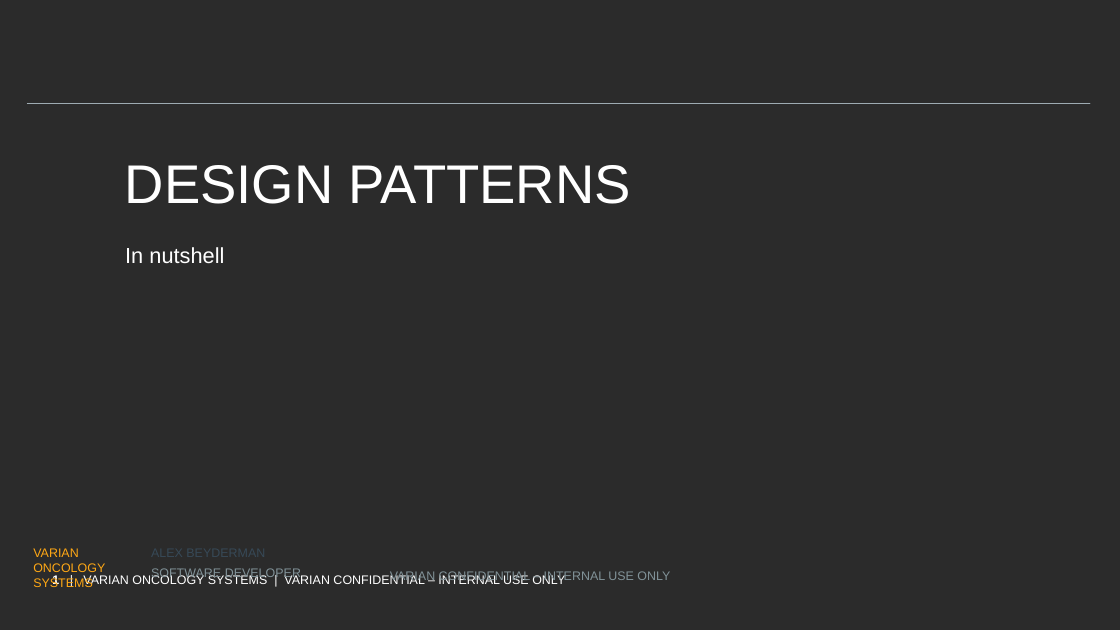
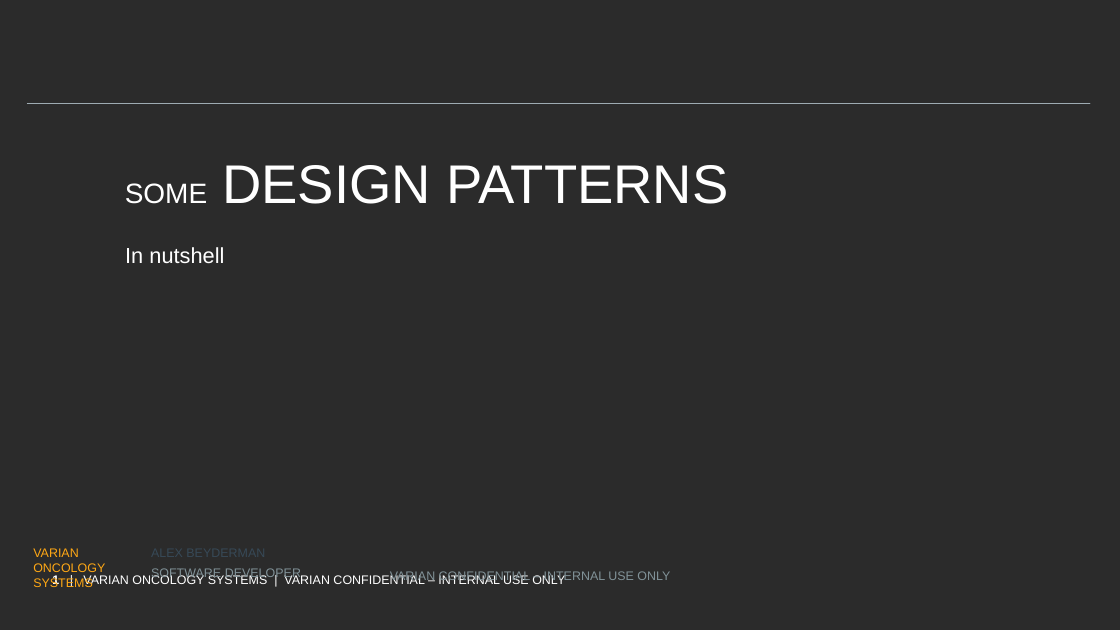
Before and after one commit to PlumpMath/DesignPatterns-230, a slide deck: slide 1 of Presentation/Design Patterns Official.pptx. Drawn at 1120x630 pixels with LibreOffice and Linux fonts; fonts in the diff are those of the drawing; background and template pictures are left out; a plain dark background stands for a picture behind light text. Boxes give left, top, right and bottom in pixels: in the first picture for what was removed or moved away, otherwise in the second. Text is boxed around its words. In the diff, an @@ line names an element or a change of style, - is before the commit and + after.

```diff
--- a/Presentation/Design Patterns Official.pptx
+++ b/Presentation/Design Patterns Official.pptx
@@ title at <box>125,165,728,204</box>: text changed @@
-DESIGN PATTERNS
+SOME DESIGN PATTERNS
```
Also in this commit, not shown: 4 other slides changed, 6 slides added, 4 slides removed, 11 other files.
